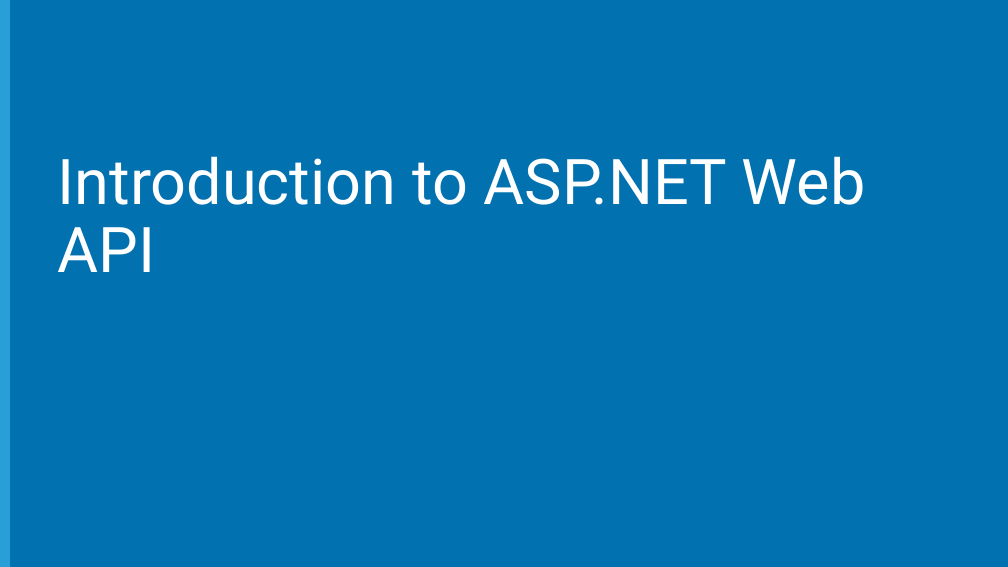
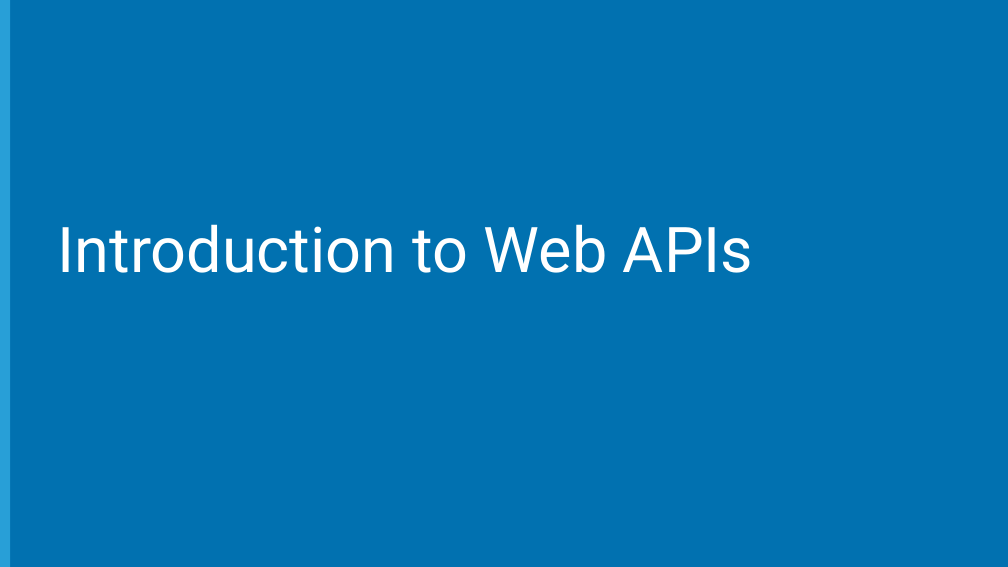
Before and after one commit to Microsoft-Web/WebCampTrainingKit, a slide deck: slide 8 of Presentation/05-HTTP-Services/HTTP-Services.pptx (slide 6 before the commit). Drawn at 1008x567 pixels with LibreOffice and Linux fonts; fonts in the diff are those of the drawing; background and template pictures are left out. Boxes give left, top, right and bottom in pixels: in the first picture for what was removed or moved away, otherwise in the second. Text is boxed around its words. In the diff, an @@ line names an element or a change of style, - is before the commit and + after.

```diff
--- a/Presentation/05-HTTP-Services/HTTP-Services.pptx
+++ b/Presentation/05-HTTP-Services/HTTP-Services.pptx
@@ title at (58, 224, 753, 273): text changed @@
-Introduction to ASP.NET Web API
+Introduction to Web APIs
```
Also in this commit, not shown: 4 other slides changed, 3 slides added, 1 slide removed, 4 other files.
